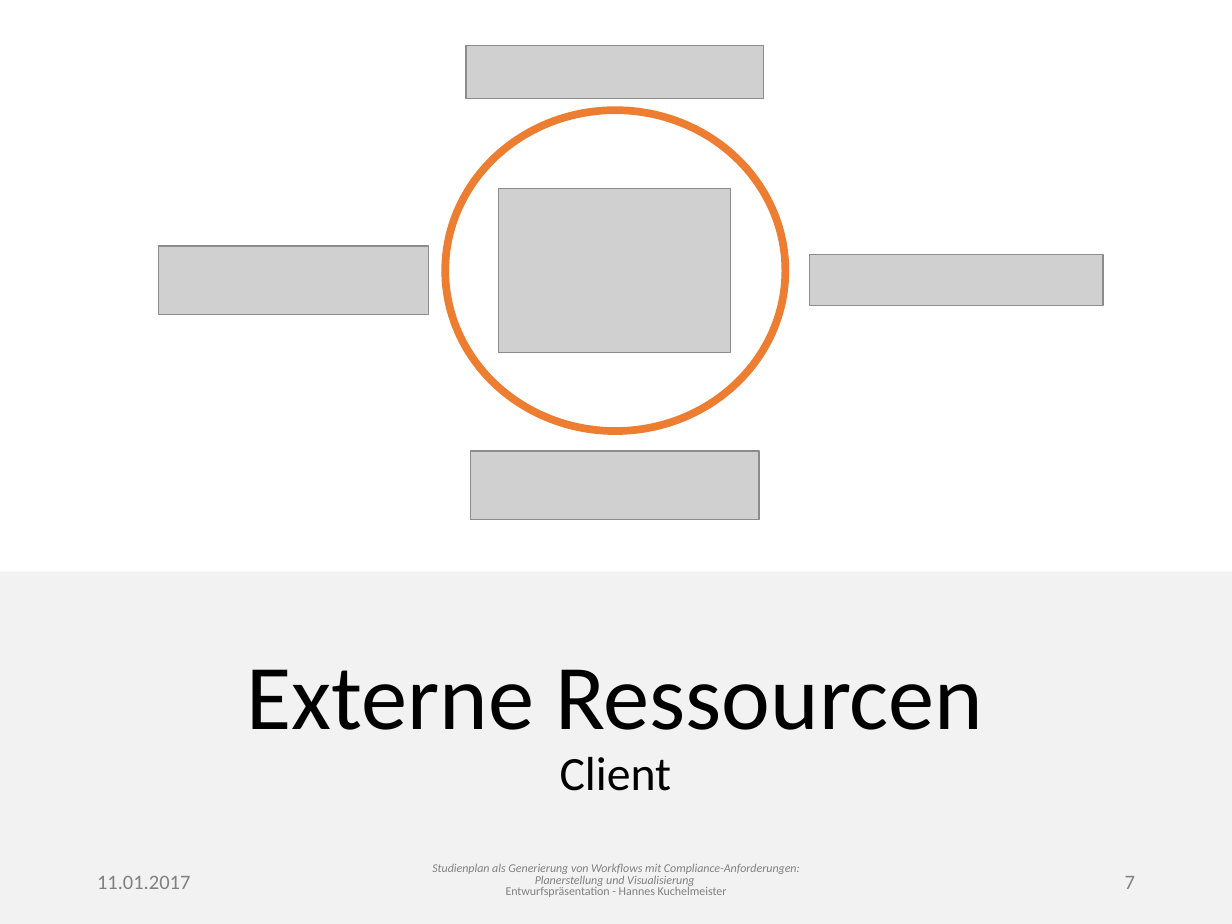
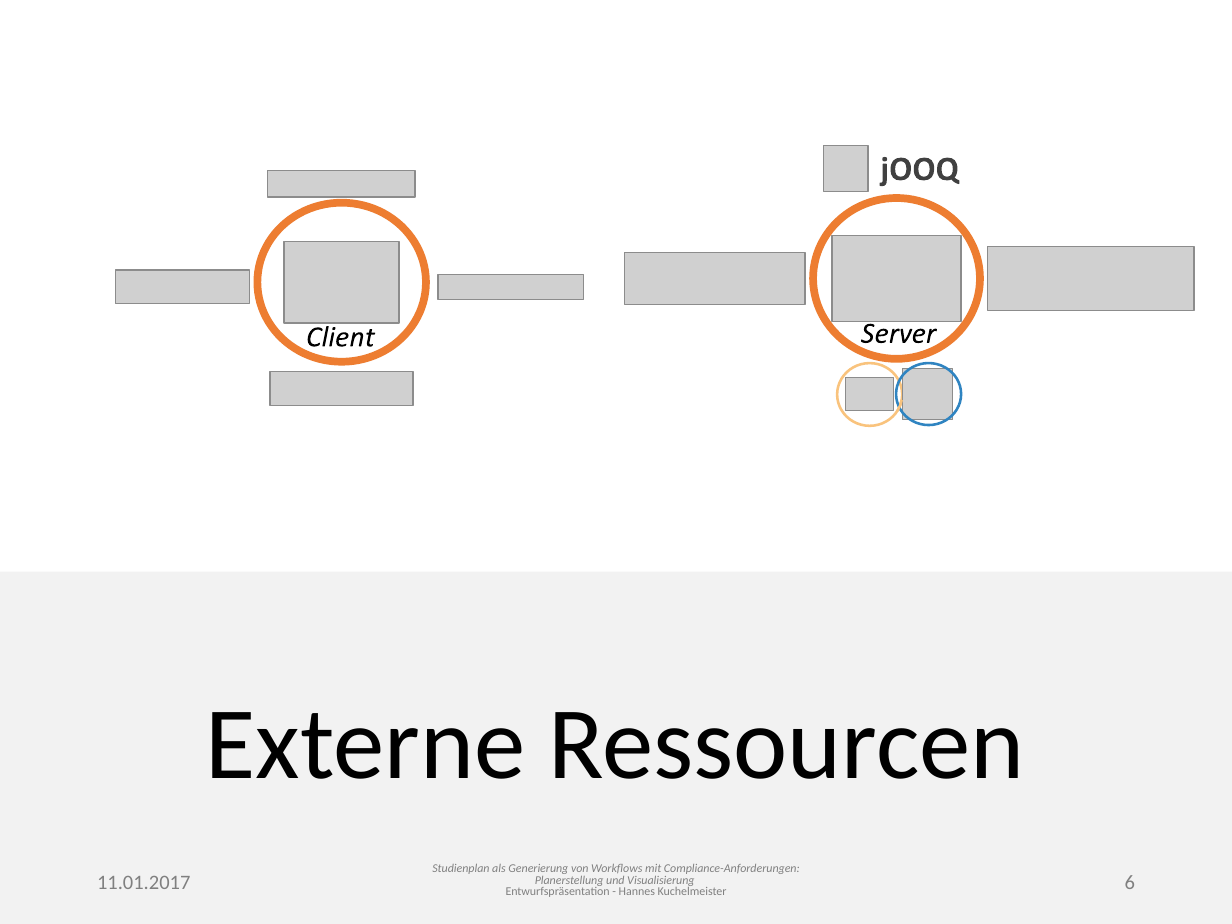
Before and after one commit to PSE-WS1617-IPD-Workflow/PSE_WS1617_IPD_Boehm_Studienplan, a slide deck: slide 6 of Entwurf/Presentation.pptx (slide 7 before the commit). Drawn at 1232x924 pixels with LibreOffice and Linux fonts; fonts in the diff are those of the drawing; grey boxes stand for pictures. Boxes give left, top, right and bottom in pixels: in the first picture for what was removed or moved away, otherwise in the second. Text is boxed around its words. In the diff, an @@ line names an element or a change of style, - is before the commit and + after.

Commit message:
minor changes to presentation

```diff
--- a/Entwurf/Presentation.pptx
+++ b/Entwurf/Presentation.pptx
@@ ellipse removed at [445,110,785,430] @@
@@ picture: place and size @@
-picture at [466,46,763,99]
+picture at [267,171,415,197]
@@ picture: place and size @@
-picture at [499,188,731,352]
+picture at [283,241,398,323]
@@ picture: place and size @@
-picture at [159,246,429,314]
+picture at [116,270,250,303]
@@ picture: place and size @@
-picture at [809,255,1103,307]
+picture at [439,275,584,301]
@@ group added at [257,145,1194,426]: 13 freeform shapes, 6 pictures, 4 ellipses, 1 arc (boxed as its full ellipse) @@
@@ picture: place and size @@
-picture at [471,451,759,520]
+picture at [270,372,413,407]
@@ title at [206,712,1025,779]: text changed; size 54 to 60 pt @@
-Externe Ressourcen
-Client
+Externe Ressourcen
@@ page number at [1125,875,1135,889]: text changed @@
-7
+6
```
Also in this commit, not shown: 2 other slides changed, 1 slide added.
